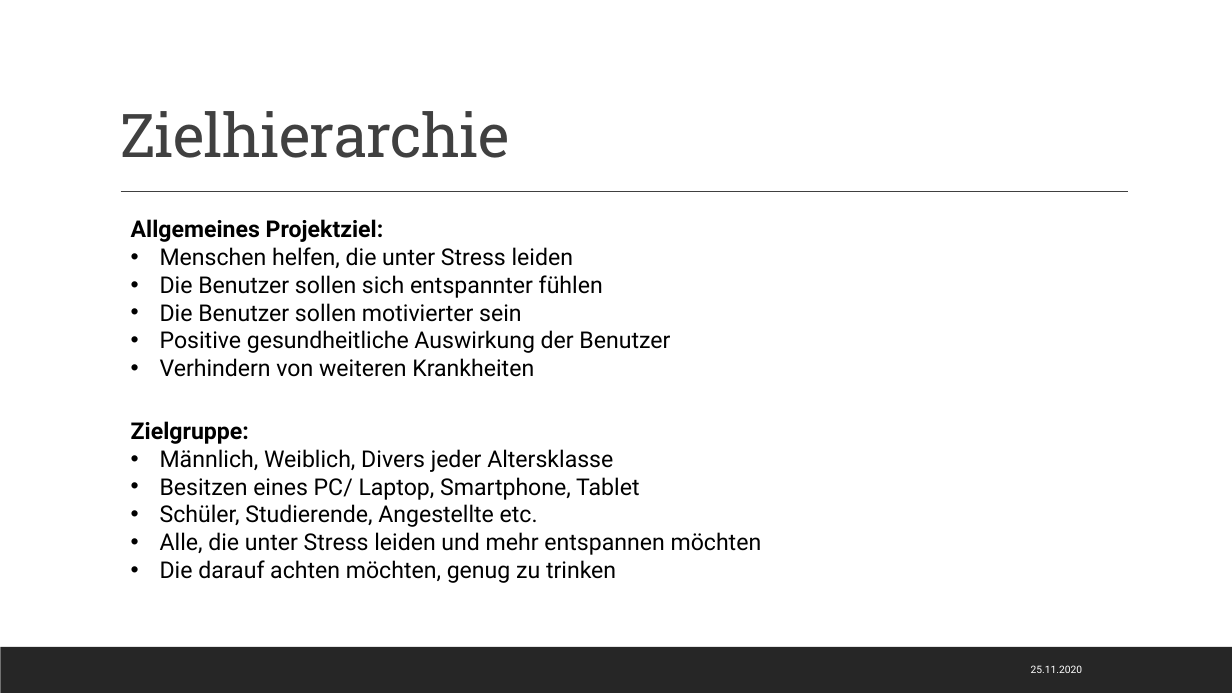
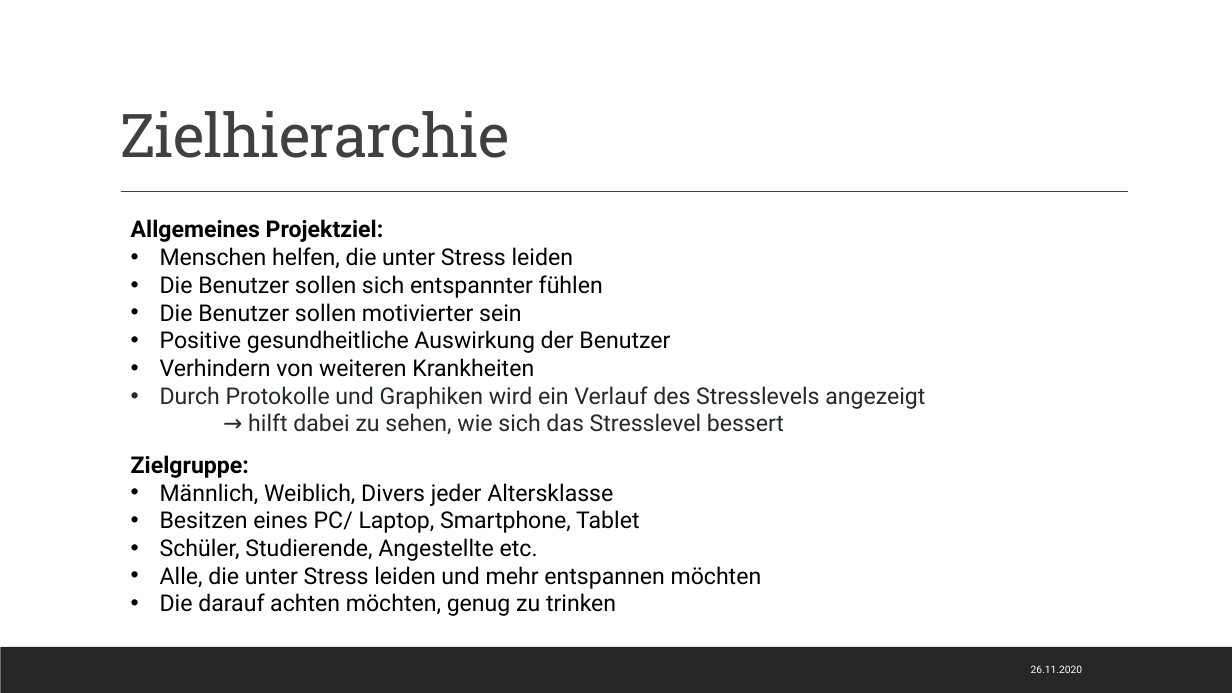
Before and after one commit to Kplacken/EPWS2020SerttasPlackenhohn, a slide deck: slide 6 of Audit 1/WS2020_SerttasPlackenhohn_Audit1.pptx. Drawn at 1232x693 pixels with LibreOffice and Linux fonts; fonts in the diff are those of the drawing. Boxes give left, top, right and bottom in pixels: in the first picture for what was removed or moved away, otherwise in the second. Text is boxed around its words. In the diff, an @@ line names an element or a change of style, - is before the commit and + after.

```diff
--- a/Audit 1/WS2020_SerttasPlackenhohn_Audit1.pptx
+++ b/Audit 1/WS2020_SerttasPlackenhohn_Audit1.pptx
@@ text at [160, 386, 925, 434]: paragraphs added @@
+• Durch Protokolle und Graphiken wird ein Verlauf des Stresslevels angezeigt
+→ hilft dabei zu sehen, wie sich das Stresslevel bessert
@@ text "Zielgruppe:": place and size @@
-text "Zielgruppe:" at [131, 421, 762, 583]
+text "Zielgruppe:" at [131, 455, 762, 616]
```
Also in this commit, not shown: 14 other slides changed.
